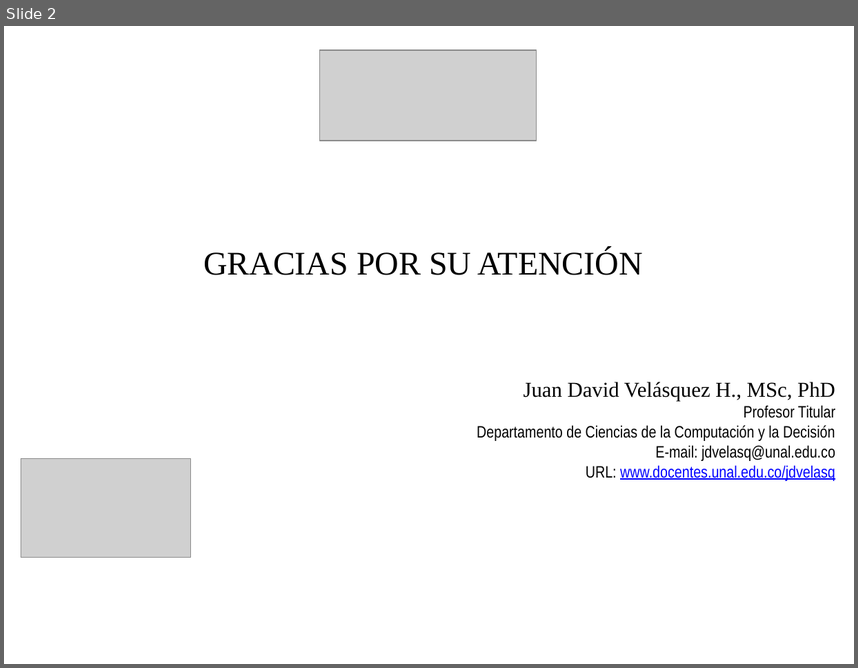
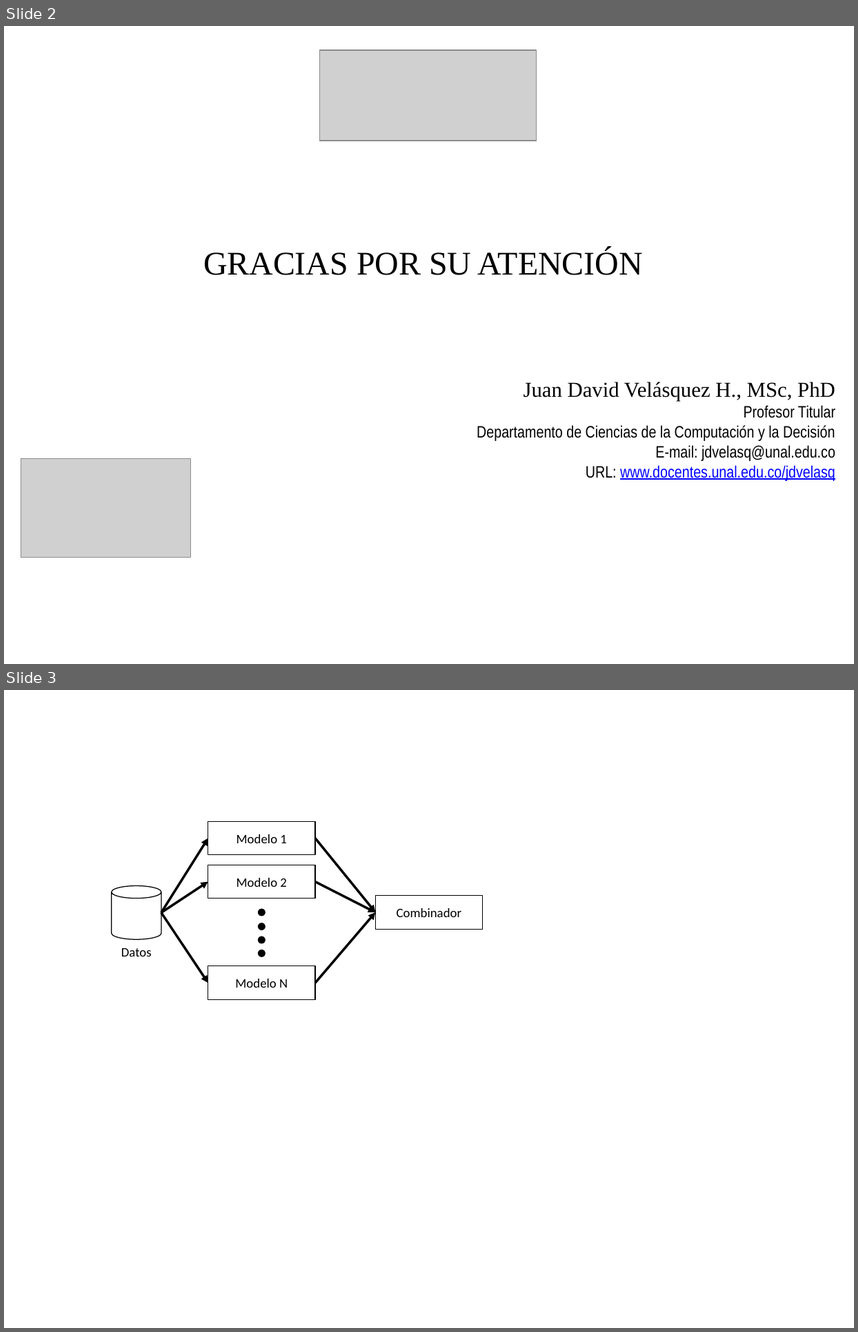
Before and after one commit to maatorresva/R-for-predictive-analytics, a slide deck: plantilla figuras NN.pptx. Shown one above the other, each under a label of ours: slide 2 before the commit, slides 2 and 3 after it. The pictures are 858x668 and 858x1332 pixels, drawn with LibreOffice and Linux fonts; fonts in the diff are those of the drawing; grey boxes stand for pictures. Boxes give left, top, right and bottom in pixels: in the first picture for what was removed or moved away, otherwise in the second. Text is boxed around its words. In the diff, an @@ line names an element or a change of style, - is before the commit and + after.

```diff
--- a/plantilla figuras NN.pptx
+++ b/plantilla figuras NN.pptx
@@ slide 3 added at [4, 690, 854, 1328], background #FFFFFF @@
@@ arrow added from (161, 913) to (208, 838), #000000 2 pt @@
@@ arrow added from (315, 838) to (375, 912), #000000 2 pt @@
@@ cylinder added at [111, 885, 161, 939], fill #FFFFFF, outline #000000 0.75 pt @@
@@ arrow added from (161, 913) to (208, 881), #000000 2 pt @@
@@ arrow added from (315, 881) to (375, 912), #000000 2 pt @@
@@ rectangle added at [375, 896, 483, 929], fill #FFFFFF, outline #000000 0.75 pt, 11 pt, text #000000 @@
+Combinador
@@ arrow added from (161, 913) to (208, 983), #000000 2 pt @@
@@ arrow added from (315, 983) to (375, 912), #000000 2 pt @@
@@ text added at [121, 948, 152, 956], 11 pt, text #000000 @@
+Datos
@@ group added at [208, 822, 315, 999]: 4 ellipses, 3 rectangles @@
+Modelo 1
+Modelo 2
+Modelo N
```
Also in this commit, not shown: 1 other slide added, 13 other files.
